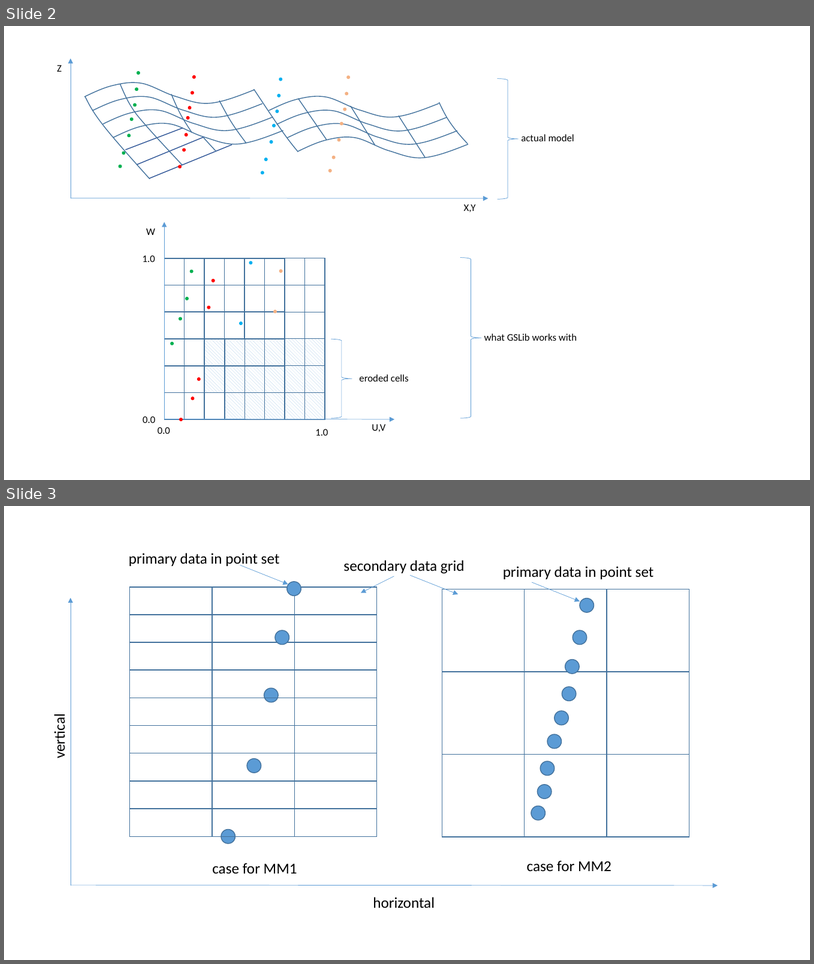
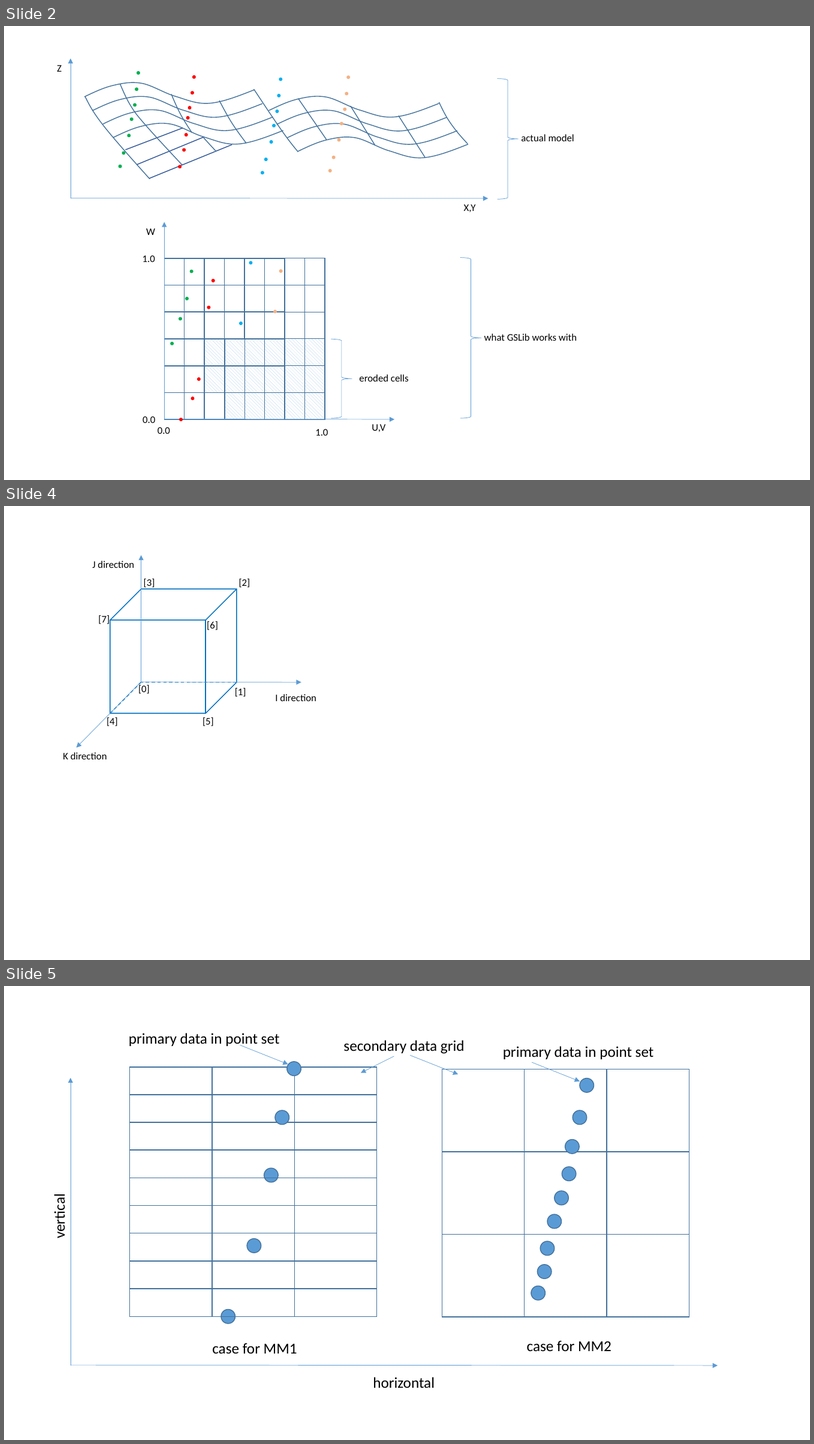
Before and after one commit to PauloCarvalhoRJ/gammaray, a slide deck: docs/figures.pptx. Shown one above the other, each under a label of ours: slides 2 and 3 before the commit, slides 2, 4 and 5 after it; the slides between them are not shown. The pictures are 814x964 and 814x1444 pixels, drawn with LibreOffice and Linux fonts; fonts in the diff are those of the drawing. Boxes give left, top, right and bottom in pixels: in the first picture for what was removed or moved away, otherwise in the second. Text is boxed around its words. In the diff, an @@ line names an element or a change of style, - is before the commit and + after.

```diff
--- a/docs/figures.pptx
+++ b/docs/figures.pptx
@@ slide 4 added at [4, 506, 810, 960], background #FFFFFF @@
@@ arrow added from (141, 682) to (141, 555), #5B9BD5 0.5 pt @@
@@ text added at [92, 561, 134, 568], 12 pt, text #000000 @@
+J direction
@@ cube added at [110, 589, 237, 713], outline #0070C0 1 pt @@
@@ line added from (141, 589) to (141, 682), #0070C0 1 pt dashed @@
@@ text added at [144, 579, 155, 589], 12 pt, text #000000 @@
+[3]
@@ text added at [239, 579, 251, 588], 12 pt, text #000000 @@
+[2]
@@ text added at [98, 615, 110, 624], 12 pt, text #000000 @@
+[7]
@@ text added at [207, 621, 218, 630], 12 pt, text #000000 @@
+[6]
@@ arrow added from (141, 681) to (77, 747), #5B9BD5 0.5 pt @@
@@ line added from (110, 713) to (141, 682), #0070C0 1 pt dashed @@
@@ text added at [138, 684, 150, 694], 12 pt, text #000000 @@
+[0]
@@ line added from (237, 682) to (141, 682), #0070C0 1 pt dashed @@
@@ arrow added from (141, 682) to (302, 682), #5B9BD5 0.5 pt @@
@@ text added at [235, 688, 246, 697], 12 pt, text #000000 @@
+[1]
@@ text added at [275, 694, 317, 701], 12 pt, text #000000 @@
+I direction
@@ text added at [107, 716, 118, 726], 12 pt, text #000000 @@
+[4]
@@ text added at [203, 717, 214, 726], 12 pt, text #000000 @@
+[5]
@@ text added at [63, 752, 107, 759], 12 pt, text #000000 @@
+K direction
@@ what was slide 3 is now slide 5 @@
```
Also in this commit, not shown: 1 other slide added, 1 other file.
